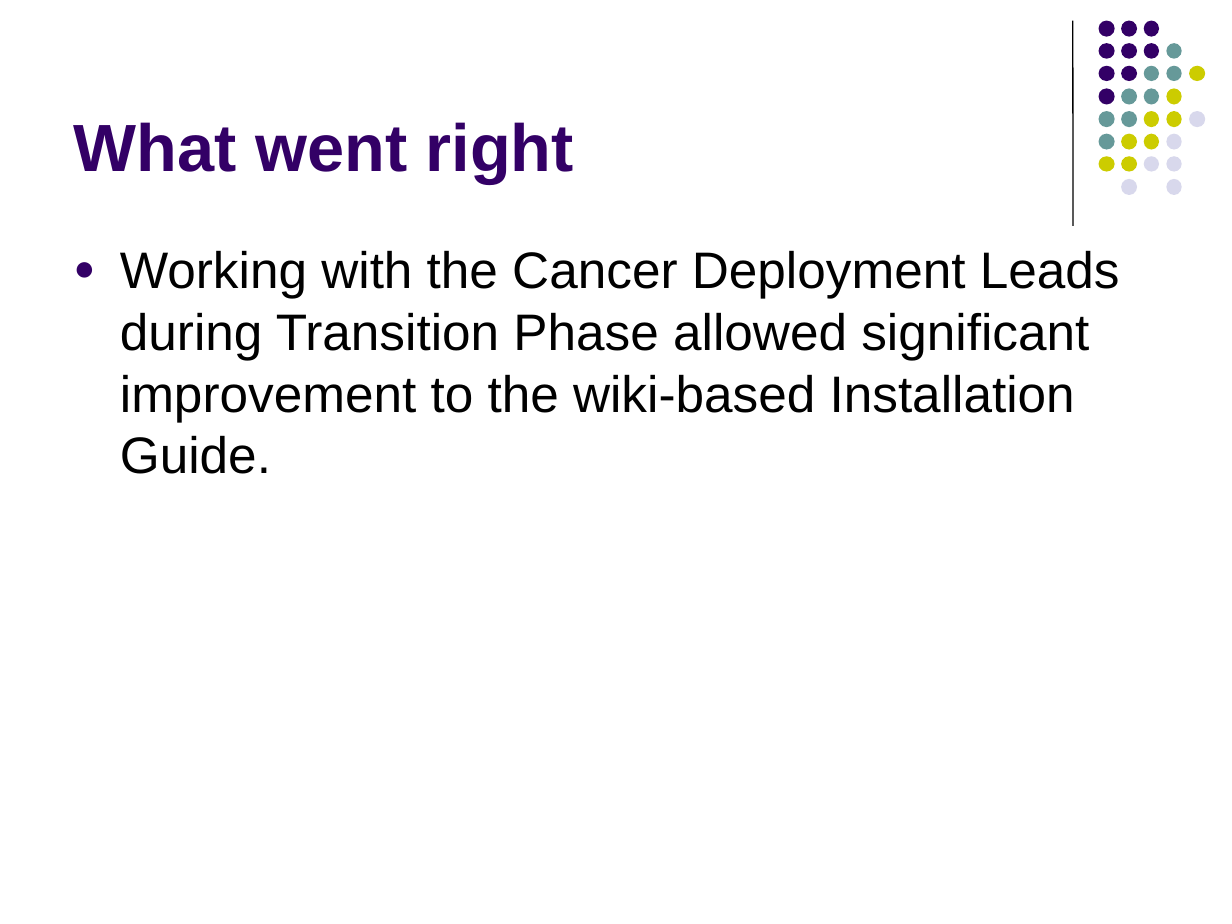
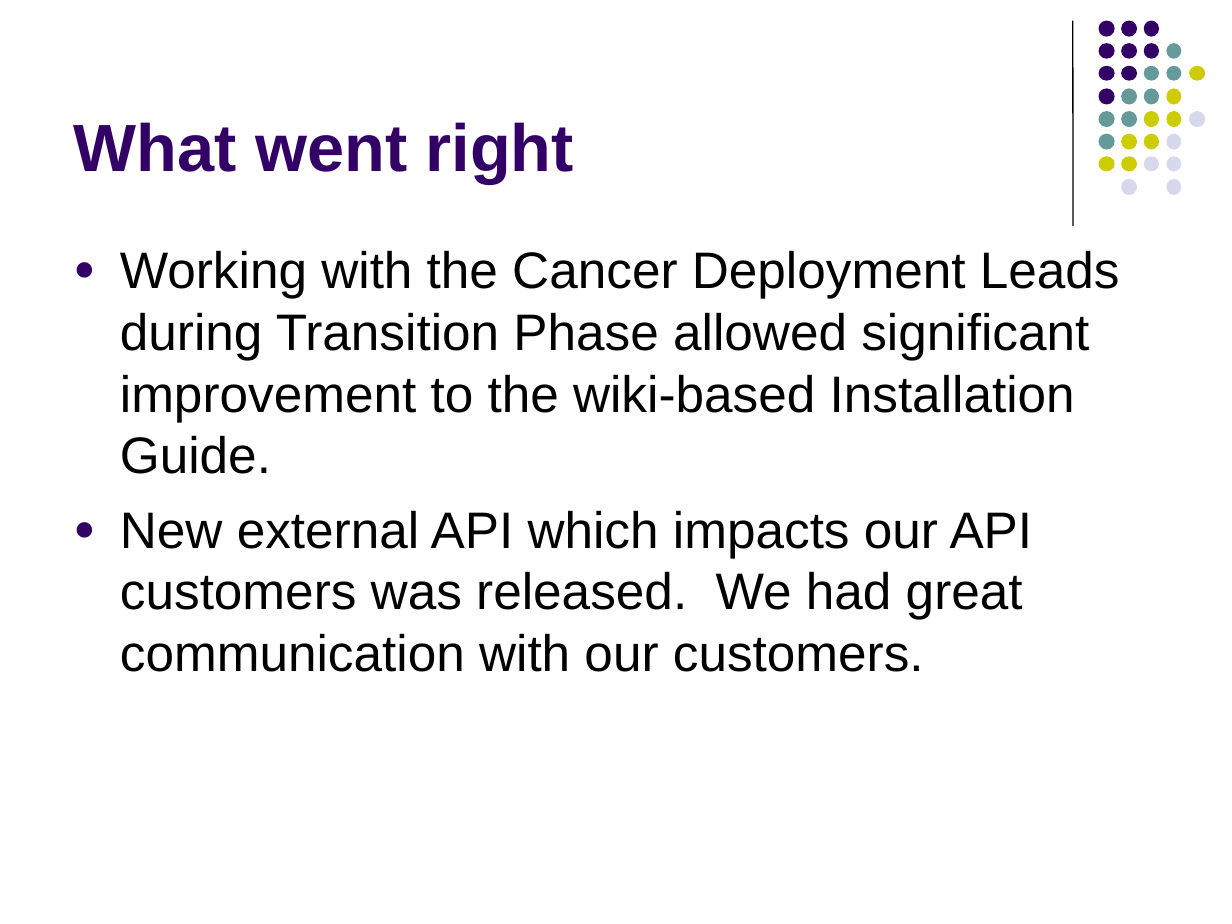
Before and after one commit to NCIP/caarray-docs, a slide deck: slide 5 of project_management/reports/2.3.0_project_portmortem.ppt. Drawn at 1232x924 pixels with LibreOffice and Linux fonts; fonts in the diff are those of the drawing. Boxes give left, top, right and bottom in pixels: in the first picture for what was removed or moved away, otherwise in the second. Text is boxed around its words. In the diff, an @@ line names an element or a change of style, - is before the commit and + after.

```diff
--- a/project_management/reports/2.3.0_project_portmortem.ppt
+++ b/project_management/reports/2.3.0_project_portmortem.ppt
@@ text at bbox=[120, 510, 1033, 672]: paragraph added @@
+● New external API which impacts our API customers was released. We had great communication with our customers.
```
Also in this commit, not shown: 5 other slides changed.
